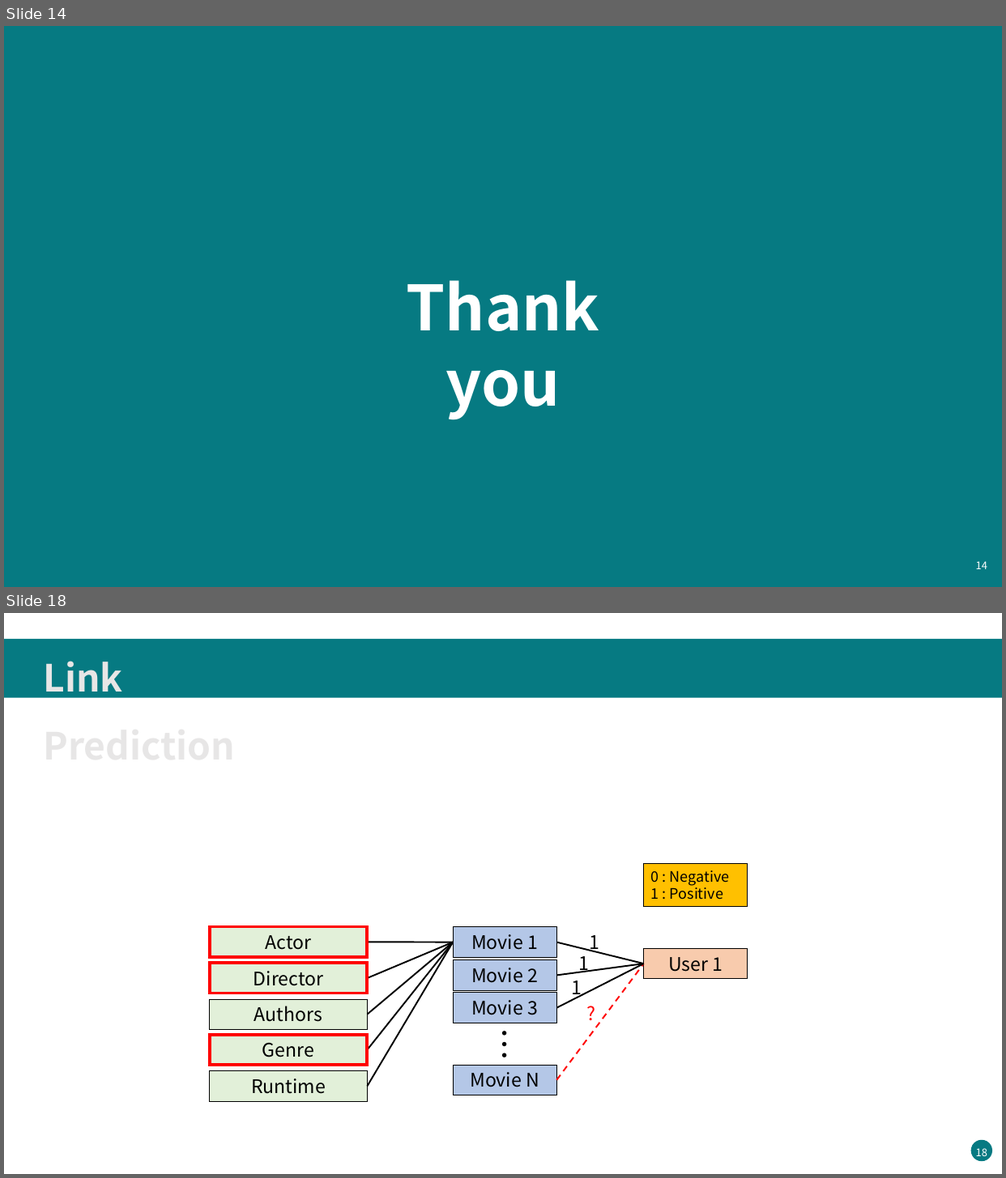
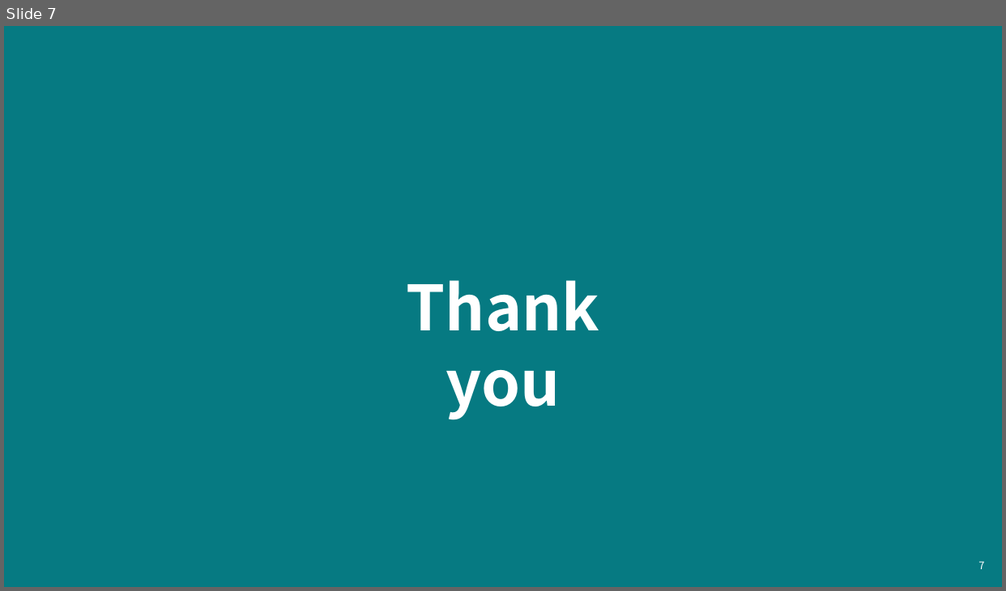
Before and after one commit to keejun-han/NLP_GNN_STUDY, a slide deck: Movie/(210820)sentiment_analysis_bert(이천솔).pptx. Shown one above the other, each under a label of ours: slides 14 and 18 before the commit, slide 7 after it; the slides between them are not shown. The pictures are 1006x1178 and 1006x591 pixels, drawn with LibreOffice and Linux fonts; fonts in the diff are those of the drawing. Boxes give left, top, right and bottom in pixels: in the first picture for what was removed or moved away, otherwise in the second. Text is boxed around its words. In the diff, an @@ line names an element or a change of style, - is before the commit and + after.

```diff
--- a/Movie/(210820)sentiment_analysis_bert(이천솔).pptx
+++ b/Movie/(210820)sentiment_analysis_bert(이천솔).pptx
@@ slide 18 removed at <box>4,613,1002,1174</box>, background #FFFFFF; not listed: 1 template element that a slide beside it also shows @@
@@ rectangle removed at <box>4,638,1002,697</box> @@
@@ text removed at <box>43,661,122,701</box> @@
-Link Prediction
@@ rectangle removed at <box>644,864,748,906</box> @@
-0 : Negative
-1 : Positive
@@ rectangle removed at <box>210,927,367,957</box> @@
-Actor
@@ rectangle removed at <box>210,926,367,956</box> @@
@@ rectangle removed at <box>454,927,557,957</box> @@
-Movie 1
@@ line removed from (367, 943) to (454, 943) @@
@@ line removed from (367, 978) to (454, 943) @@
@@ line removed from (367, 1015) to (454, 943) @@
@@ line removed from (367, 1050) to (454, 943) @@
@@ line removed from (367, 1087) to (454, 943) @@
@@ line removed from (556, 943) to (644, 964) @@
@@ text removed at <box>579,951,590,973</box> @@
-1
@@ text removed at <box>590,935,600,953</box> @@
-1
@@ rectangle removed at <box>644,949,748,979</box> @@
-User 1
@@ rectangle removed at <box>210,964,367,994</box> @@
-Director
@@ rectangle removed at <box>210,964,367,994</box> @@
@@ rectangle removed at <box>454,960,557,990</box> @@
-Movie 2
@@ line removed from (556, 1080) to (644, 964) @@
@@ line removed from (556, 975) to (644, 964) @@
@@ line removed from (556, 1008) to (644, 964) @@
@@ rectangle removed at <box>210,999,367,1029</box> @@
-Authors
@@ rectangle removed at <box>454,994,557,1023</box> @@
-Movie 3
@@ text removed at <box>571,981,582,999</box> @@
-1
@@ text removed at <box>580,999,606,1029</box> @@
-?
@@ text removed at <box>480,1021,528,1068</box> @@
-…
@@ rectangle removed at <box>210,1035,367,1065</box> @@
-Genre
@@ rectangle removed at <box>210,1035,367,1065</box> @@
@@ rectangle removed at <box>210,1071,367,1101</box> @@
-Runtime
@@ rectangle removed at <box>454,1065,557,1095</box> @@
-Movie N
@@ ellipse removed at <box>971,1140,993,1161</box> @@
@@ what was slide 14 is now slide 7 @@
@@ page number at <box>978,561,984,570</box>: text changed @@
-14
+7
```
Also in this commit, not shown: 2 slides changed, 11 other slides removed, 12 other files.
